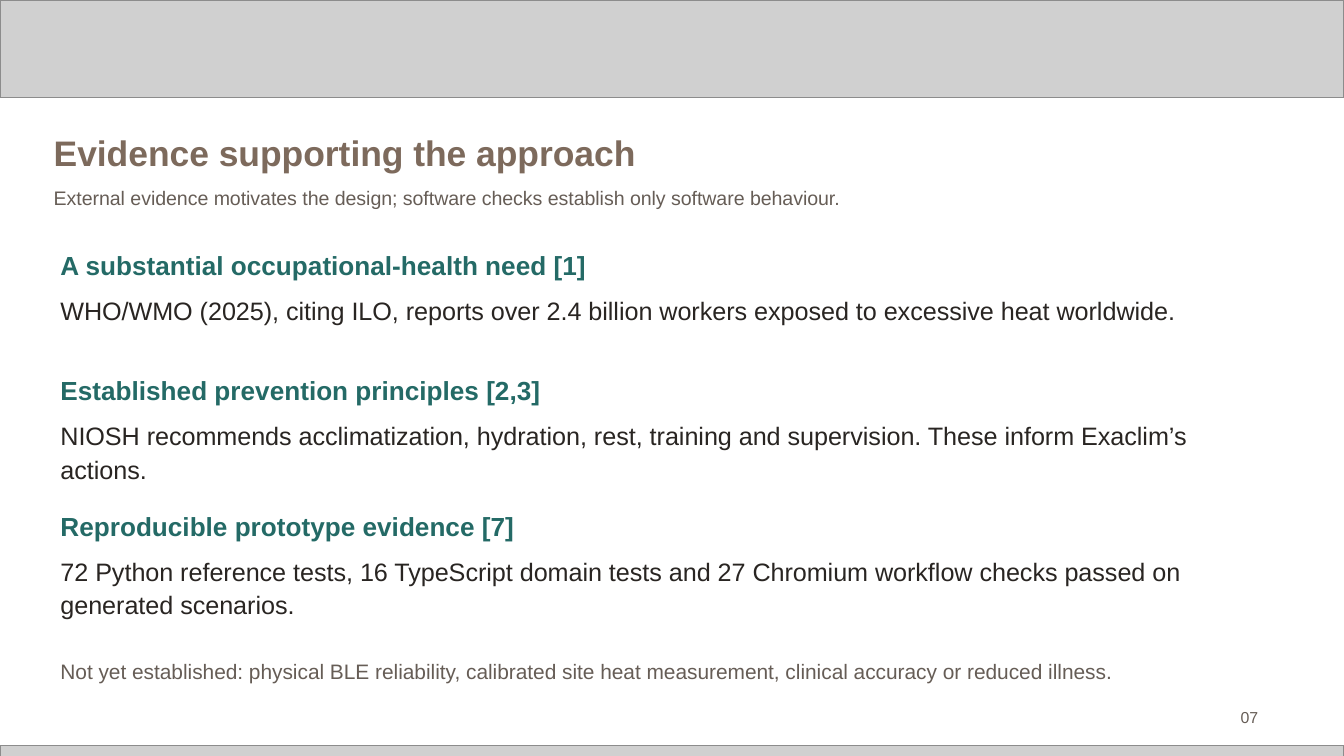
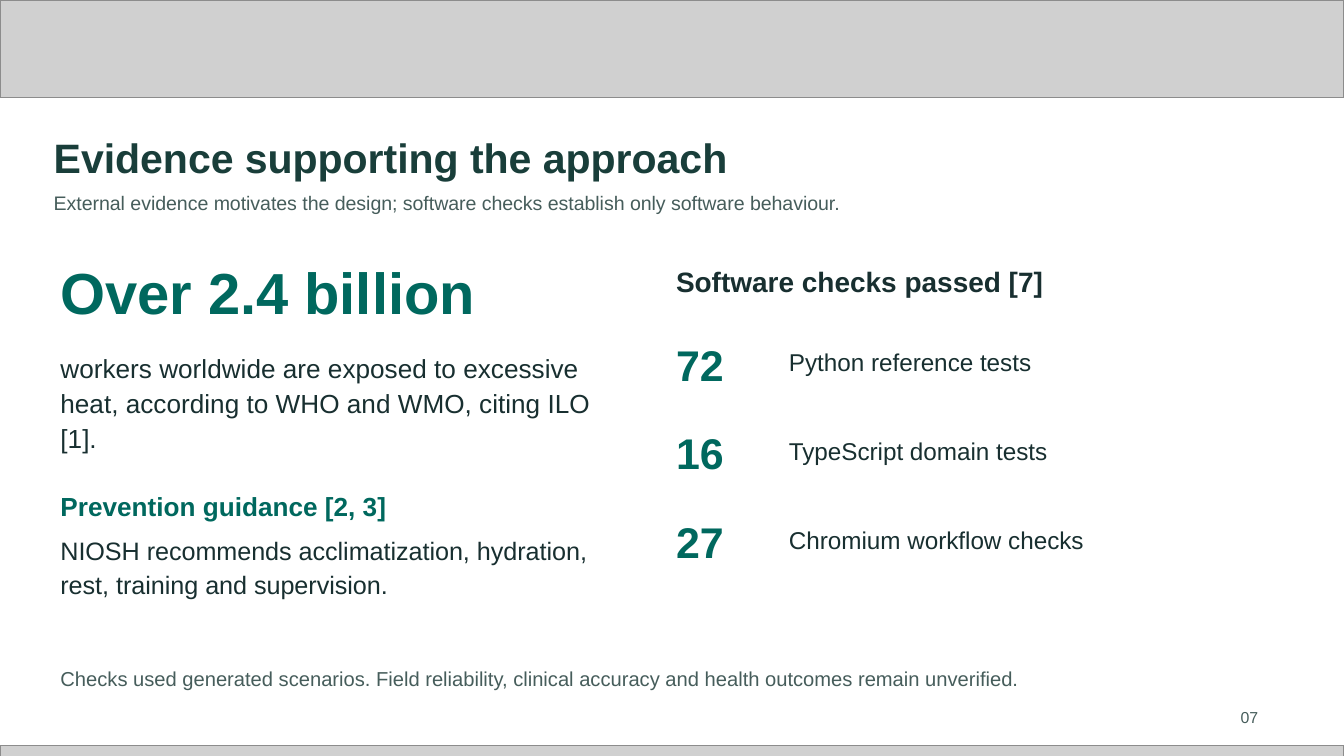
Before and after one commit to sammydamz/exaclim, a slide deck: slide 7 of downloads/submission/Exaclim_Future_Health_Submission.pptx. Drawn at 1344x756 pixels with LibreOffice and Linux fonts; fonts in the diff are those of the drawing; grey boxes stand for pictures. Boxes give left, top, right and bottom in pixels: in the first picture for what was removed or moved away, otherwise in the second. Text is boxed around its words. In the diff, an @@ line names an element or a change of style, - is before the commit and + after.

Commit message:
Improve submission slide hierarchy, evidence layout and architecture legibility

```diff
--- a/downloads/submission/Exaclim_Future_Health_Submission.pptx
+++ b/downloads/submission/Exaclim_Future_Health_Submission.pptx
@@ text "Evidence supporting the approach" at box(54, 143, 727, 181): size 19 to 22 pt, text colour #7D6A5C to #193E3A @@
@@ text "External evidence motivates the design; ..." at box(54, 196, 840, 214): text colour #665D56 to #465D5B @@
@@ text at box(60, 272, 475, 315): text changed; size 14 to 31 pt; text colour #246A66 to #00685E @@
-A substantial occupational-health need [1]
+Over 2.4 billion
@@ text at box(676, 271, 1043, 297): text changed; size 14 to 15 pt; text colour #246A66 to #182F30 @@
-Reproducible prototype evidence [7]
+Software checks passed [7]
@@ text at box(60, 359, 590, 454): text changed; size 13.5 to 14 pt; text colour #292522 to #182F30 @@
-WHO/WMO (2025), citing ILO, reports over 2.4 billion workers exposed to excessive heat worldwide.
+workers worldwide are exposed to excessive heat, according to WHO and WMO, citing ILO [1].
@@ text at box(676, 351, 724, 381): text changed; size 13.5 to 23 pt; text colour #292522 to #00685E; bold on @@
-72 Python reference tests, 16 TypeScript domain tests and 27 Chromium workflow checks passed on generated scenarios.
+72
@@ text added at box(789, 353, 1031, 376), 13 pt, text #182F30 @@
+Python reference tests
@@ text added at box(676, 439, 724, 470), 23 pt, text #00685E, bold @@
+16
@@ text added at box(789, 442, 1047, 465), 13 pt, text #182F30 @@
+TypeScript domain tests
@@ text at box(60, 497, 386, 522): text changed; text colour #246A66 to #00685E @@
-Established prevention principles [2,3]
+Prevention guidance [2, 3]
@@ text added at box(676, 528, 724, 558), 23 pt, text #00685E, bold @@
+27
@@ text added at box(789, 531, 1083, 550), 13 pt, text #182F30 @@
+Chromium workflow checks
@@ text at box(60, 541, 587, 600): text changed; text colour #292522 to #182F30 @@
-NIOSH recommends acclimatization, hydration, rest, training and supervision. These inform Exaclim’s actions.
+NIOSH recommends acclimatization, hydration, rest, training and supervision.
@@ text at box(60, 671, 1018, 690): text changed; size 11.2 to 10.8 pt; text colour #665D56 to #465D5B @@
-Not yet established: physical BLE reliability, calibrated site heat measurement, clinical accuracy or reduced illness.
+Checks used generated scenarios. Field reliability, clinical accuracy and health outcomes remain unverified.
@@ text "07" at box(1241, 712, 1259, 723): text colour #665D56 to #465D5B @@
```
Also in this commit, not shown: 13 other slides changed, 7 other files.
